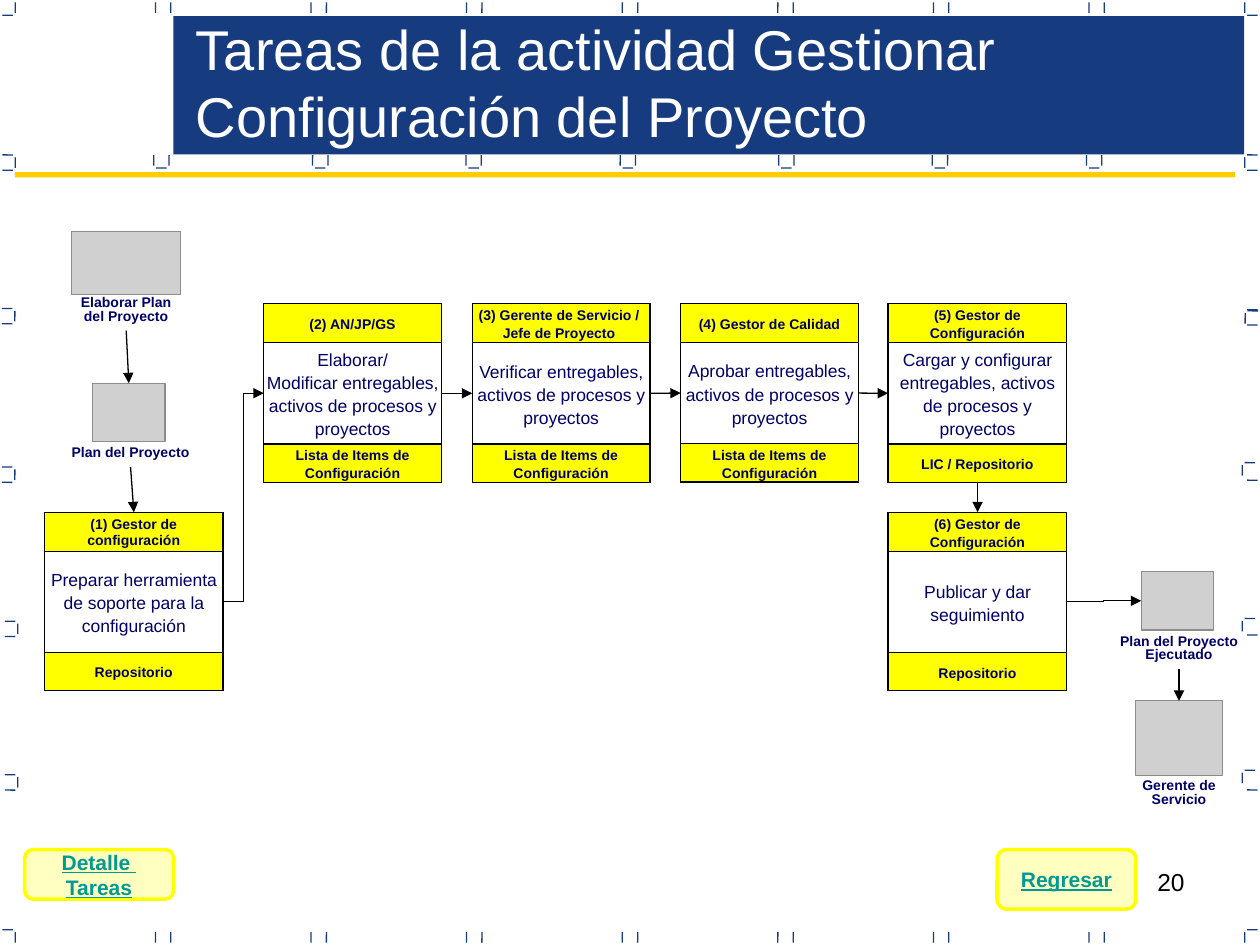
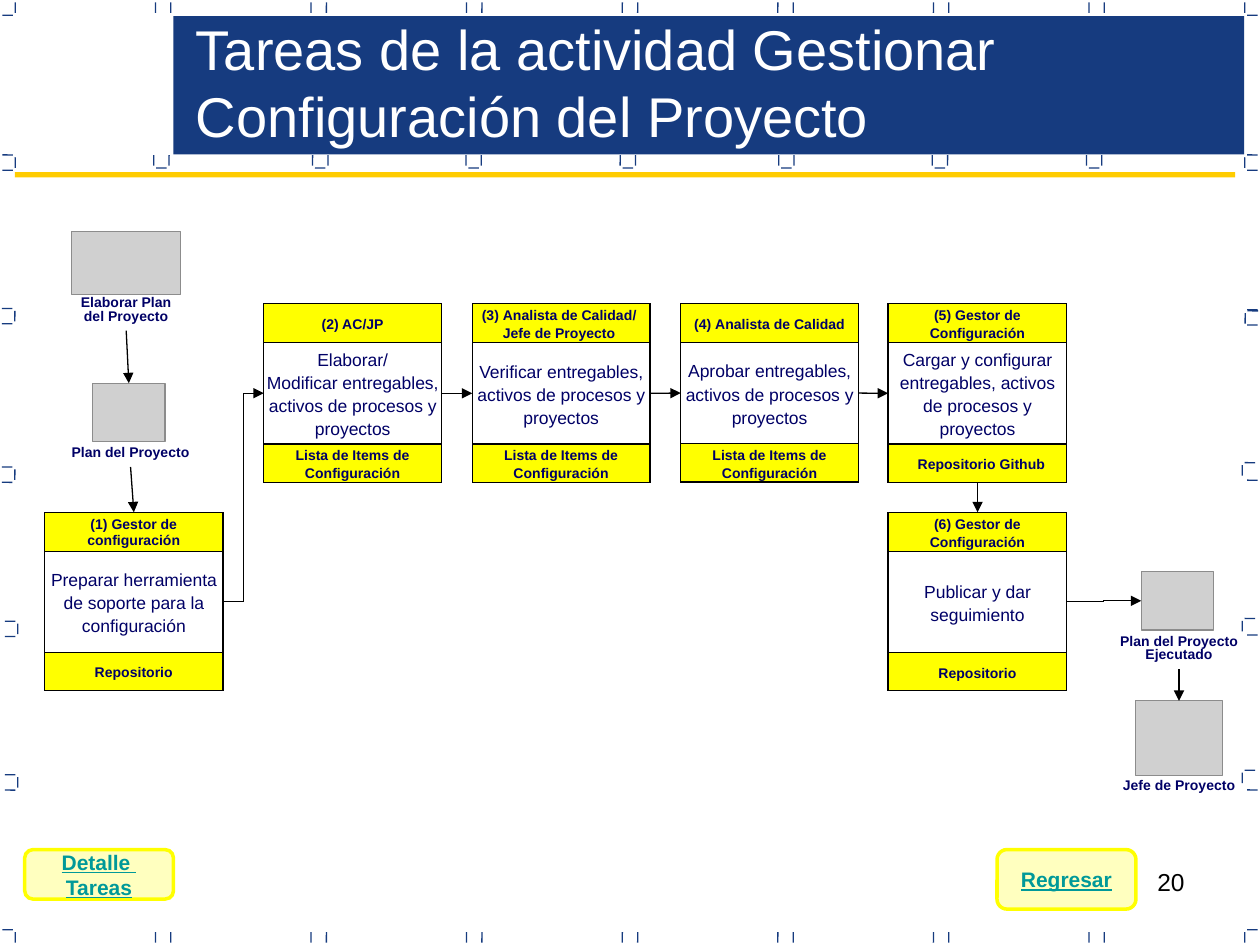
Before and after one commit to CreativeCheeseGame/BoundPhysic, a slide deck: slide 20 of Area de Proceso Gestion Configuracion/PGC_V0.3_2015 Proceso de Gestion de Configuracion.pptx. Drawn at 1260x945 pixels with LibreOffice and Linux fonts; fonts in the diff are those of the drawing; grey boxes stand for pictures. Boxes give left, top, right and bottom in pixels: in the first picture for what was removed or moved away, otherwise in the second. Text is boxed around its words. In the diff, an @@ line names an element or a change of style, - is before the commit and + after.

```diff
--- a/Area de Proceso Gestion Configuracion/PGC_V0.3_2015 Proceso de Gestion de Configuracion.pptx
+++ b/Area de Proceso Gestion Configuracion/PGC_V0.3_2015 Proceso de Gestion de Configuracion.pptx
@@ text in rectangle at box(322, 319, 383, 332): text changed @@
-(2) AN/JP/GS
+(2) AC/JP
@@ text in rectangle at box(482, 310, 637, 323): text changed @@
-(3) Gerente de Servicio /
+(3) Analista de Calidad/
@@ text in rectangle at box(694, 319, 845, 332): text changed @@
-(4) Gestor de Calidad
+(4) Analista de Calidad
@@ text in rectangle at box(918, 459, 1045, 472): text changed @@
-LIC / Repositorio
+Repositorio Github
@@ text at box(1123, 780, 1235, 793): text changed @@
-Gerente de Servicio
+Jefe de Proyecto
```
Also in this commit, not shown: 10 other slides changed, 1 slide removed.
